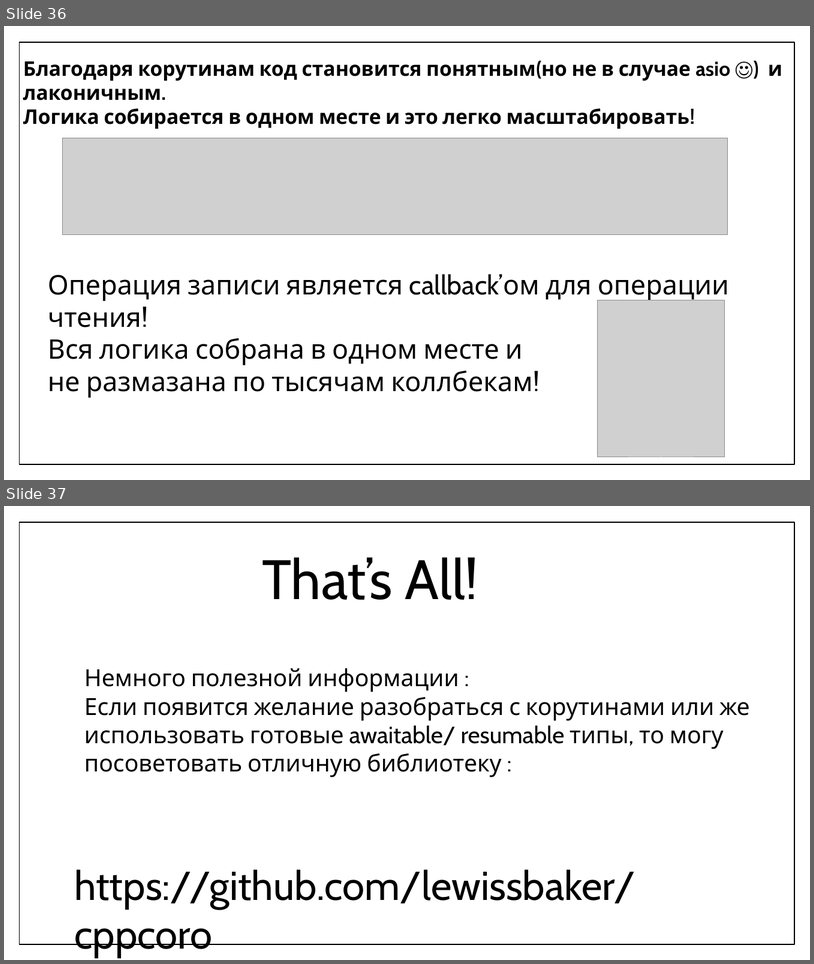
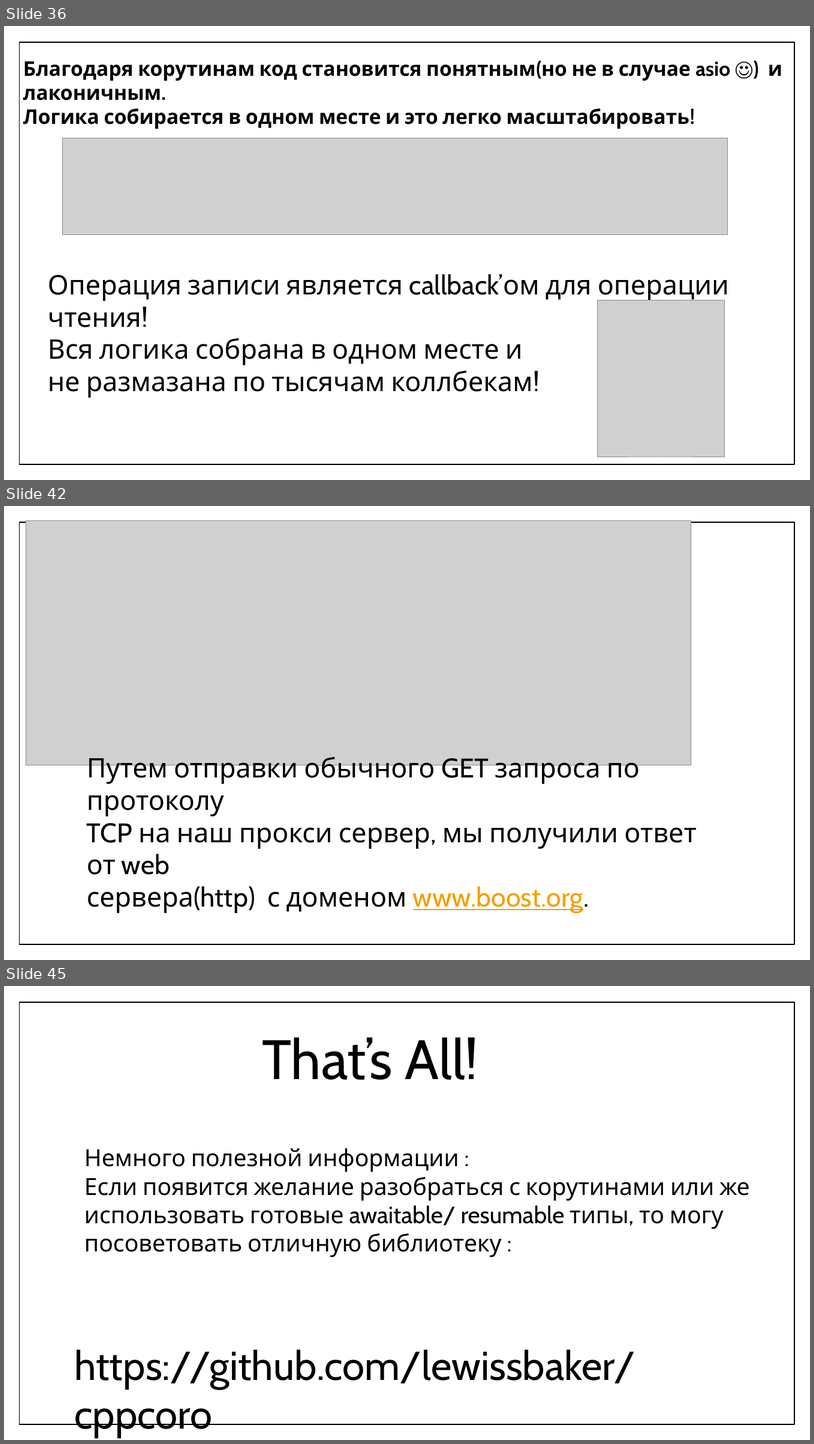
Before and after one commit to f0rmul/presentations, a slide deck: coro_present/coro.pptx. Shown one above the other, each under a label of ours: slides 36 and 37 before the commit, slides 36, 42 and 45 after it; the slides between them are not shown. The pictures are 814x964 and 814x1444 pixels, drawn with LibreOffice and Linux fonts; fonts in the diff are those of the drawing; grey boxes stand for pictures. Boxes give left, top, right and bottom in pixels: in the first picture for what was removed or moved away, otherwise in the second. Text is boxed around its words. In the diff, an @@ line names an element or a change of style, - is before the commit and + after.

```diff
--- a/coro_present/coro.pptx
+++ b/coro_present/coro.pptx
@@ slide 42 added at <box>4,506,810,960</box>, background #FFFFFF; not listed: 1 template element that a slide beside it also shows @@
@@ picture added at <box>26,521,692,765</box> @@
@@ text added at <box>87,757,697,913</box>, 32 pt, text #000000 @@
+Путем отправки обычного GET запроса по протоколу
+TCP на наш прокси сервер, мы получили ответ от web
+сервера(http) с доменом www.boost.org.
@@ what was slide 37 is now slide 45 @@
```
Also in this commit, not shown: 7 other slides added, 2 other files.
